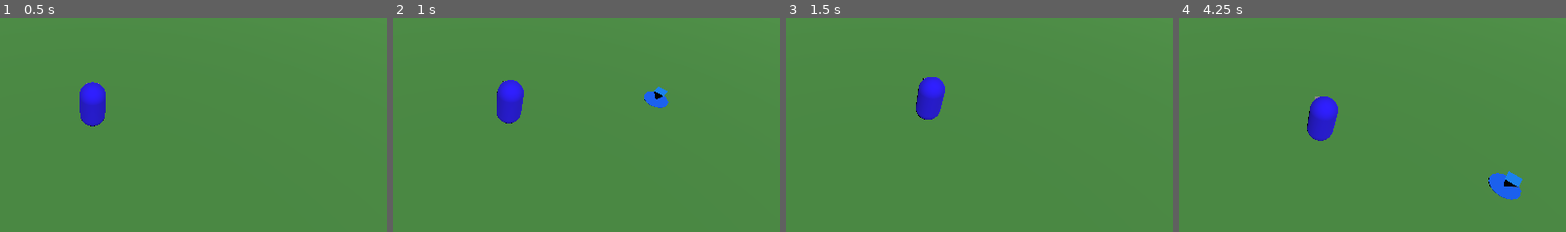
Above: before the commit, frames 1-4 (left to right).
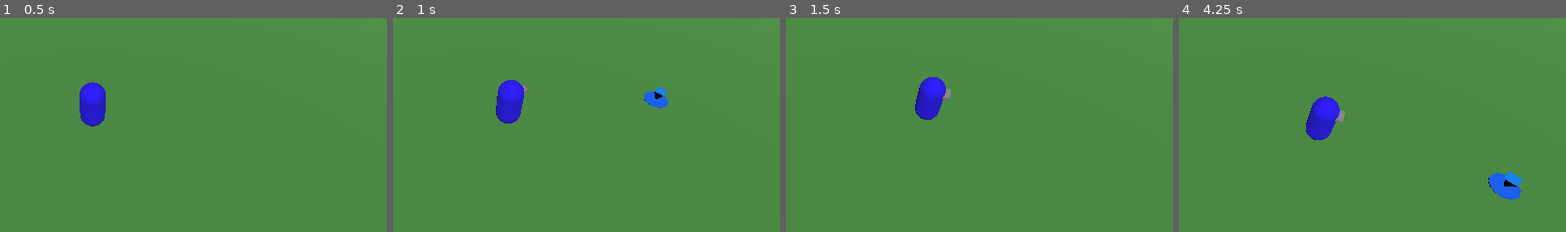
Above: after the commit, the same moments.

Repository: vitorreao/dungeon_walkers
Game: Godot game, scene res://Level.tscn
Two runs of this game, one before a commit and one after it. Both use one fixed random seed, a clock stepped at 60 frames per second and the inputs below.
Inputs (mouse positions are % of the whole screen's width and height, from its top left):
- Up to frame 1 (0.5 s): no input
- Up to frame 2 (1 s): tap Enter at 0.5 s; move the mouse to (72, 44) at 0.52 s; click (72, 44) at 0.67 s
- Up to frame 3 (1.5 s): move the mouse to (30, 54) at 1.27 s; click (30, 54) at 1.42 s
- Up to frame 4 (4.25 s): move the mouse to (60, 27) at 2.02 s; click (60, 27) at 2.17 s; move the mouse to (45, 70) at 2.77 s; click (45, 70) at 2.92 s; move the mouse to (80, 65) at 3.52 s; click (80, 65) at 3.67 s
The pictures show only the part of the screen within x 38-88%, y 25-75%; the shares and areas given below are measured in that part.

Frame 1 is identical in both runs. In frame 2, less than 0.1% of the frame differs, in the area x 26-36%, y 28-50%; in frame 3, 0.2%; in frame 4, 0.3%, in the area x 32-43%, y 36-58%.

Commit message:
Smooth look at

Diff:
--- a/player.gd
+++ b/player.gd
@@ -5,10 +5,15 @@
 signal navigation_finished()
 
 @export var movement_speed : float = 3.0
+@export var turn_speed: float = 2.0
 
 @onready var navigation_agent : NavigationAgent3D = $NavigationAgent3D
 
 var _is_navigating: bool = false
+var _curr_dest_position: Vector3 = Vector3.ZERO
+var _rotation_t: float = 0.0
+var _curr_src_rotation: Basis
+var _curr_dest_rotation: Basis
 
 func _on_new_nav_target(node: NavArea, position: Vector3):
 	navigation_agent.set_target_position(position)
@@ -21,16 +26,27 @@
 			navigation_finished.emit()
 		_is_navigating = false
 		return
+	_set_new_velocity()
+	_look_at_target(delta)
 
+func _look_at_target(delta):
+	var next_path_position : Vector3 = navigation_agent.get_next_path_position()
+	if _curr_dest_position != next_path_position:
+		_rotation_t = 0.0
+		_curr_dest_position = next_path_position
+		_curr_src_rotation = transform.basis
+		_curr_dest_rotation = transform.looking_at(next_path_position, Vector3.UP).basis
+	_rotation_t = min(_rotation_t + delta * turn_speed, 1.0)
+	transform.basis = _curr_src_rotation.slerp(_curr_dest_rotation, _rotation_t)
+
+func _set_new_velocity():
 	var next_path_position : Vector3 = navigation_agent.get_next_path_position()
 	var current_agent_position : Vector3 = global_transform.origin
 	var new_velocity : Vector3 = next_path_position - current_agent_position
 	new_velocity = new_velocity.normalized()
 	new_velocity = new_velocity * movement_speed
-
 	if new_velocity.length() > 0:
 		_is_navigating = true
-
 	navigation_agent.set_velocity(new_velocity)
 
 func _on_NavigationAgent3D_velocity_computed(safe_velocity : Vector3):
